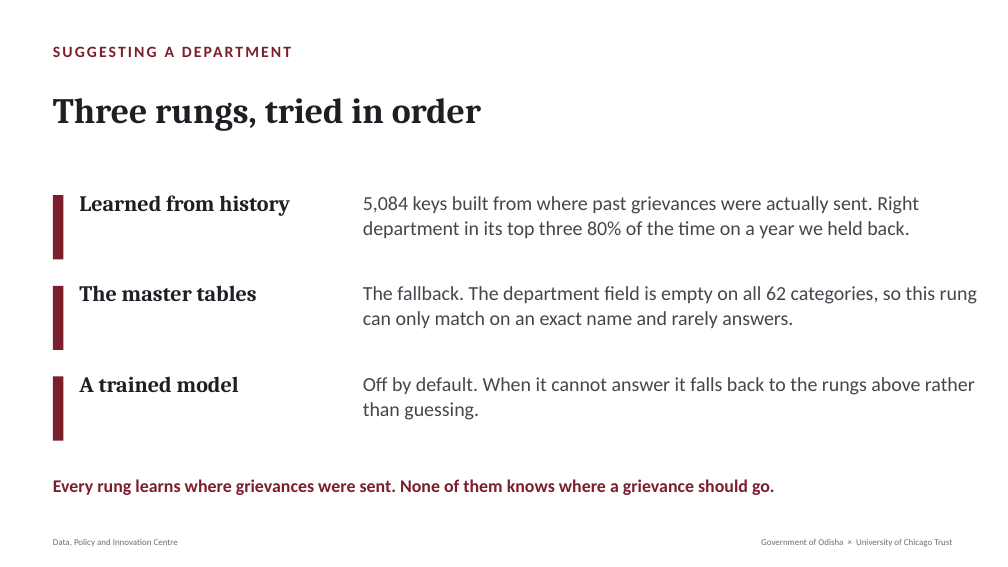
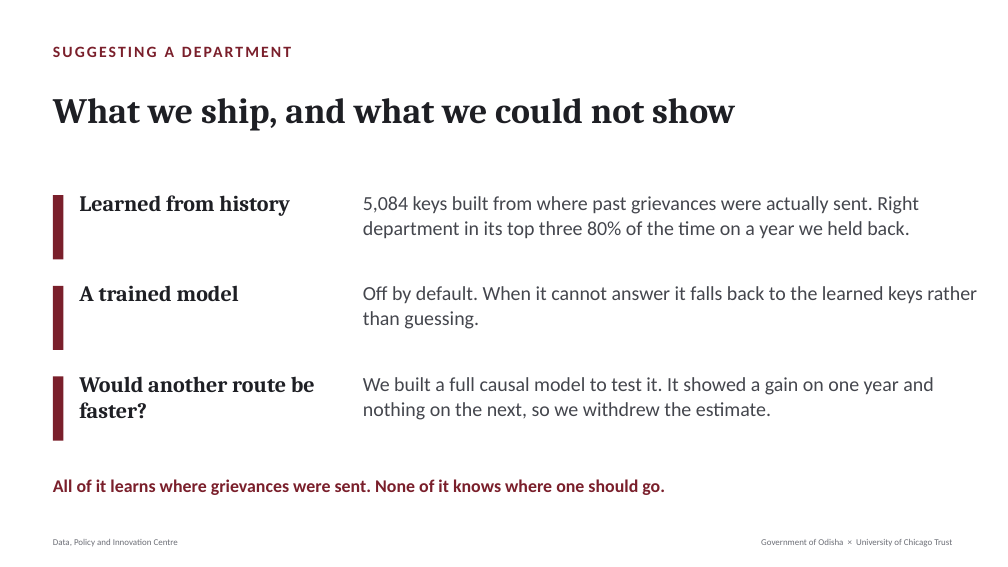
Before and after one commit to Data-Policy-and-Innovation-Centre/janasunani, a slide deck: slide 5 of docs/presentations/2026-08-24-timing-quality/Janasunani_2.0_Timing_and_Quality.pptx. Drawn at 1008x567 pixels with LibreOffice and Linux fonts; fonts in the diff are those of the drawing. Boxes give left, top, right and bottom in pixels: in the first picture for what was removed or moved away, otherwise in the second. Text is boxed around its words. In the diff, an @@ line names an element or a change of style, - is before the commit and + after.

```diff
--- a/docs/presentations/2026-08-24-timing-quality/Janasunani_2.0_Timing_and_Quality.pptx
+++ b/docs/presentations/2026-08-24-timing-quality/Janasunani_2.0_Timing_and_Quality.pptx
@@ text at bbox=[53, 98, 735, 131]: text changed @@
-Three rungs, tried in order
+What we ship, and what we could not show
@@ text at bbox=[79, 285, 239, 301]: text changed @@
-The master tables
+A trained model
@@ text at bbox=[363, 286, 977, 329]: text changed @@
-The fallback. The department field is empty on all 62 categories, so this rung can only match on an exact name and rarely answers.
+Off by default. When it cannot answer it falls back to the learned keys rather than guessing.
@@ text at bbox=[79, 376, 315, 419]: text changed @@
-A trained model
+Would another route be faster?
@@ text at bbox=[363, 377, 933, 420]: text changed @@
-Off by default. When it cannot answer it falls back to the rungs above rather than guessing.
+We built a full causal model to test it. It showed a gain on one year and nothing on the next, so we withdrew the estimate.
@@ text at bbox=[53, 479, 665, 495]: text changed @@
-Every rung learns where grievances were sent. None of them knows where a grievance should go.
+All of it learns where grievances were sent. None of it knows where one should go.
```
Also in this commit, not shown: 2 other files.
